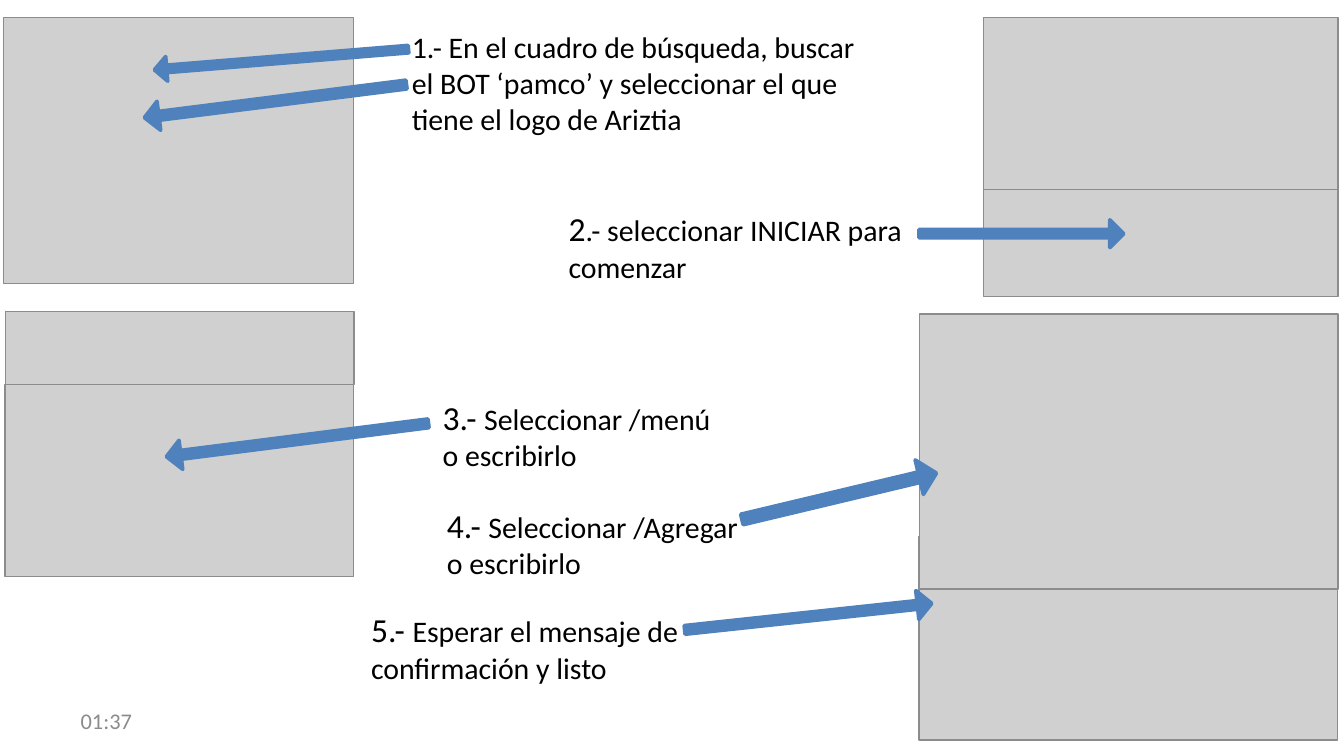
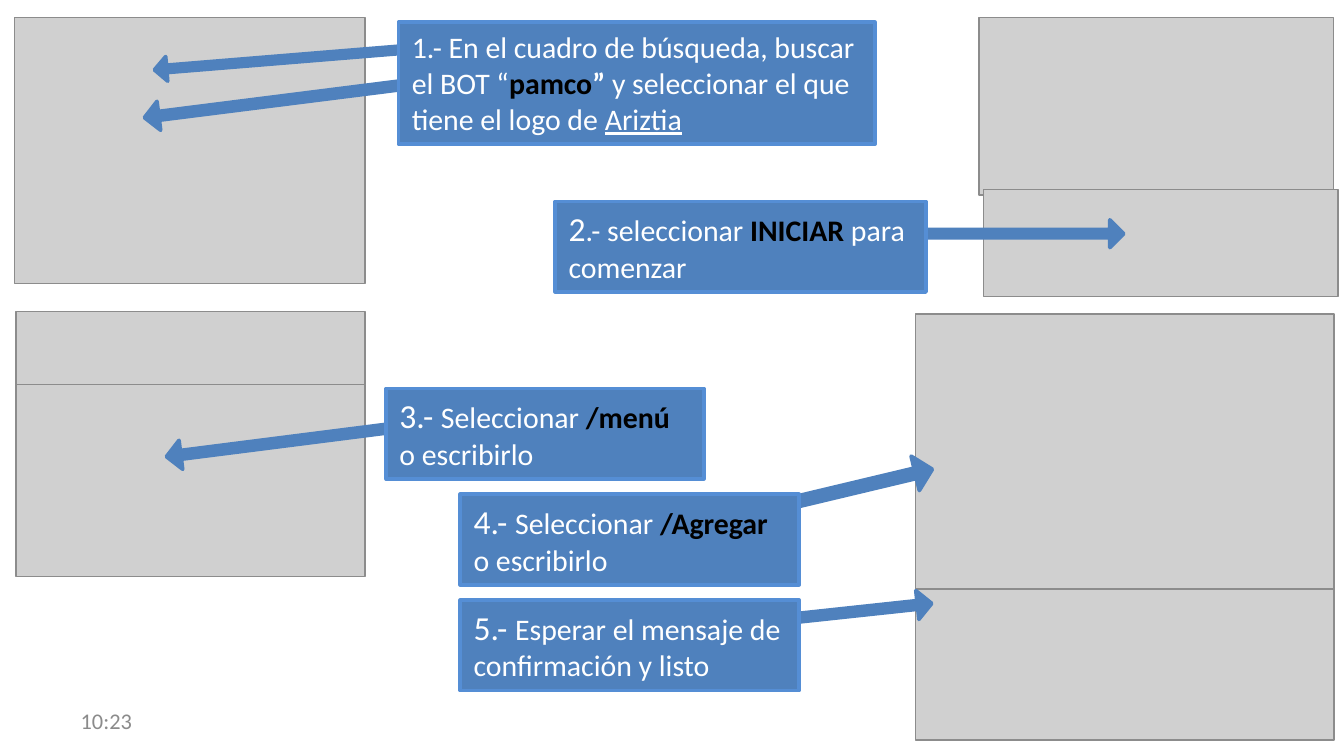
Before and after one commit to marcuxo/ariztindicador, a slide deck: slide 7 of server/public/descarga/CONTROL DE INYECCION.pptx. Drawn at 1344x756 pixels with LibreOffice and Linux fonts; fonts in the diff are those of the drawing; grey boxes stand for pictures; background and template pictures are left out. Boxes give left, top, right and bottom in pixels: in the first picture for what was removed or moved away, otherwise in the second. Text is boxed around its words. In the diff, an @@ line names an element or a change of style, - is before the commit and + after.

```diff
--- a/server/public/descarga/CONTROL DE INYECCION.pptx
+++ b/server/public/descarga/CONTROL DE INYECCION.pptx
@@ rectangle "1.- En el cuadro de ...": place and size @@
-rectangle "1.- En el cuadro de ..." at <box>412,37,854,135</box>
+rectangle "1.- En el cuadro de ..." at <box>399,22,875,144</box>
@@ rectangle "1.- En el cuadro de ..." at <box>399,22,875,144</box>: fill none to #4F81BD; outline none to #558ED5 2 pt @@
@@ 3 pictures: place and size @@
-3 pictures at <box>919,17,1339,739</box>
+3 pictures at <box>915,17,1335,739</box>
@@ text in rectangle at <box>412,37,854,135</box>: text changed; text colour #000000 to #FFFFFF @@
-1.- En el cuadro de búsqueda, buscar el BOT ‘pamco’ y seleccionar el que tiene el logo de Ariztia
+1.- En el cuadro de búsqueda, buscar el BOT “pamco” y seleccionar el que tiene el logo de Ariztia
@@ rectangle "2.- seleccionar INICIAR para comenzar": place and size @@
-rectangle "2.- seleccionar INICIAR para comenzar" at <box>569,219,902,279</box>
+rectangle "2.- seleccionar INICIAR para comenzar" at <box>555,202,926,292</box>
@@ rectangle "2.- seleccionar INICIAR para comenzar" at <box>555,202,926,292</box>: text colour #000000 to #FFFFFF in "2.- seleccionar para comenzar"; bold on in "INICIAR"; fill none to #4F81BD; outline none to #558ED5 2 pt @@
@@ 3 pictures: place and size @@
-3 pictures at <box>4,17,355,577</box>
+3 pictures at <box>15,17,366,577</box>
@@ rectangle "3.- Seleccionar /menú o escribirlo": place and size @@
-rectangle "3.- Seleccionar /menú o escribirlo" at <box>443,408,710,467</box>
+rectangle "3.- Seleccionar /menú o escribirlo" at <box>386,388,703,478</box>
@@ rectangle "3.- Seleccionar /menú o escribirlo" at <box>386,388,703,478</box>: text colour #000000 to #FFFFFF in "3.- Seleccionar o escribirlo"; bold on in "/menú"; fill none to #4F81BD; outline none to #558ED5 2 pt @@
@@ right arrow: place and size @@
-right arrow at <box>738,456,941,536</box>
+right arrow at <box>734,452,937,532</box>
@@ rectangle "4.- Seleccionar /Agregar o escribirlo": place and size @@
-rectangle "4.- Seleccionar /Agregar o escribirlo" at <box>447,516,738,575</box>
+rectangle "4.- Seleccionar /Agregar o escribirlo" at <box>461,495,800,585</box>
@@ rectangle "4.- Seleccionar /Agregar o escribirlo" at <box>461,495,800,585</box>: text colour #000000 to #FFFFFF in "4.- Seleccionar o escribirlo"; bold on in "/Agregar"; fill none to #4F81BD; outline none to #558ED5 2 pt @@
@@ rectangle "5.- Esperar el mensaje de ...": place and size @@
-rectangle "5.- Esperar el mensaje de ..." at <box>371,620,677,684</box>
+rectangle "5.- Esperar el mensaje de ..." at <box>461,601,800,691</box>
@@ rectangle "5.- Esperar el mensaje de ..." at <box>461,601,800,691</box>: text colour #000000 to #FFFFFF; fill none to #4F81BD; outline none to #558ED5 2 pt @@
@@ text at <box>81,714,132,729</box>: text changed @@
-01:37
+10:23
```
Also in this commit, not shown: 6 other slides changed, 1 slide added, 1 slide removed, 1 other file.
